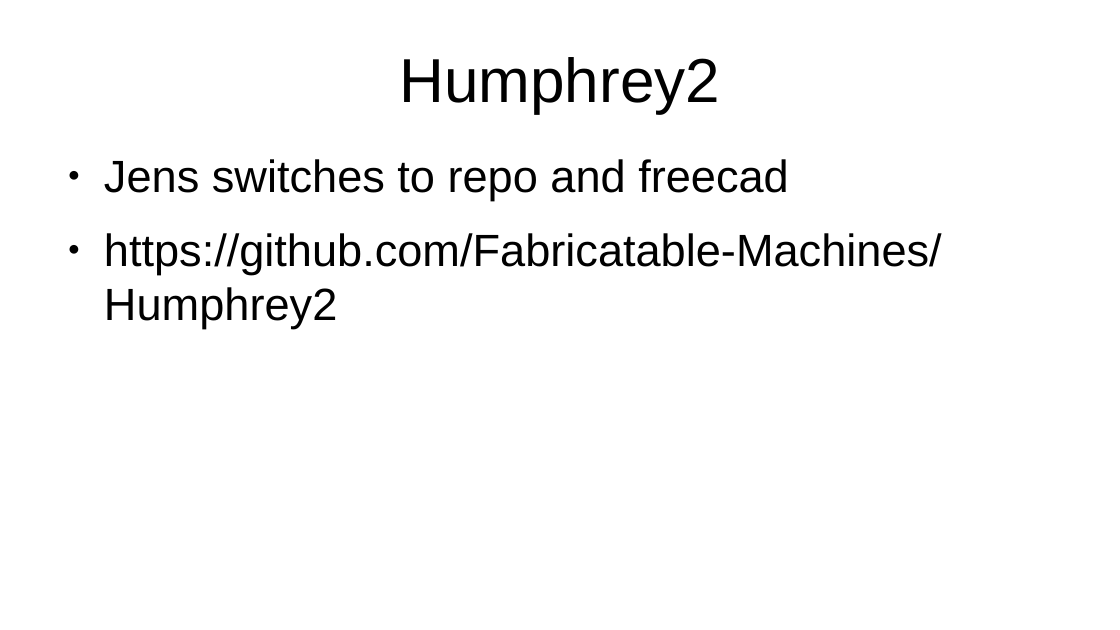
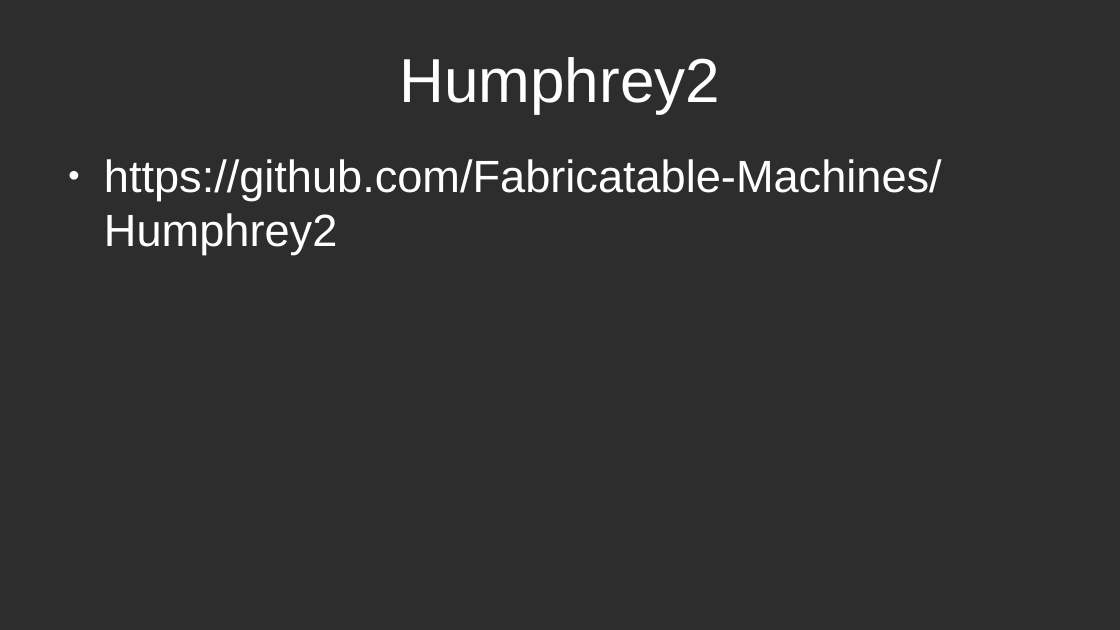
Before and after one commit to Fabricatable-Machines/Media, a slide deck: slide 10 of presenations/fab-academy-machine-recitation-2022-jens-dyvik.odp (slide 8 before the commit). Drawn at 1120x630 pixels with LibreOffice and Linux fonts; fonts in the diff are those of the drawing. Boxes give left, top, right and bottom in pixels: in the first picture for what was removed or moved away, otherwise in the second. Text is boxed around its words. In the diff, an @@ line names an element or a change of style, - is before the commit and + after.

```diff
--- a/presenations/fab-academy-machine-recitation-2022-jens-dyvik.odp
+++ b/presenations/fab-academy-machine-recitation-2022-jens-dyvik.odp
@@ background #FFFFFF to #2D2D2D @@
@@ title "Humphrey2" at (399,57,720,113): text colour #000000 to #FFFFFF @@
@@ text "https://github.com/Fabricatable-Machines/Humphrey2" at (104,159,942,255): text colour #000000 to #FFFFFF; bullet colour #000000 to #FFFFFF @@
@@ text at (104,159,789,201): paragraph removed @@
-● Jens switches to repo and freecad
```
Also in this commit, not shown: 4 other slides changed, 5 slides added, 2 slides removed, 2 other files.
